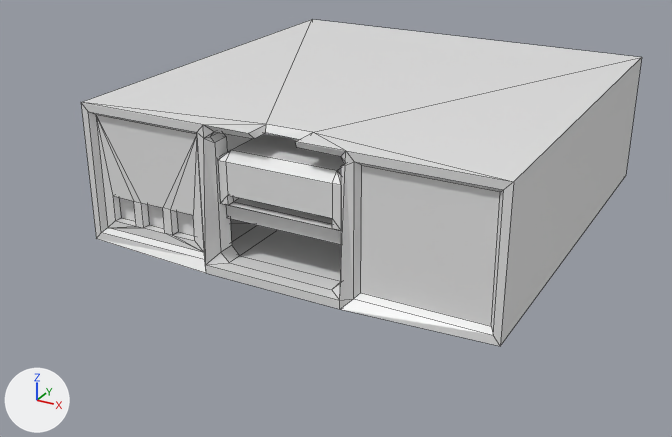
Renders of the Blender file Assets/Resuorce/Models.blend from each side of a commit.
Both versions are drawn from a 50 mm camera at (46.1, -79.0, 36.6) aimed at (-0.8, 6.1, -6.0). Lighting does not change. The marker at lower left points along +X, +Y and +Z. Mesh edges are drawn as thin lines.

The scene before the commit, as lines of its bpy script (objects in view):
```python
me_куб = bpy.data.meshes.new('Куб')
me_куб.from_pydata(...)  # 144 vertices, 160 faces; spans x -24.0..24.0, y -9.0..41.0, z -8.0..8.0
me_куб.materials.append(mat_base)  # white #e7e7e7
me_куб_001 = bpy.data.meshes.new('Куб.001')
me_куб_001.from_pydata(...)  # 46 vertices, 54 faces; spans x -7.6..7.6, y -7.1..7.0, z -2.6..5.2
# faces by material slot: [53, 1]
me_куб_001.materials.append(mat_base)  # white #e7e7e7
me_куб_001.materials.append(mat_image)  # white #e7e7e7
me_куб_006 = bpy.data.meshes.new('Куб.006')
me_куб_006.from_pydata(...)  # 1350 vertices, 1644 faces; spans x -18.0..18.1, y -22.4..24.1, z -8.9..1.1
me_куб_006.materials.append(mat_base)  # white #e7e7e7
me_куб_015 = bpy.data.meshes.new('Куб.015')
me_куб_015.from_pydata([(7.1, 0.8, 0.8), (-7.1, 0.8, 0.8), (7.1, -7.2, 0.8), (-7.1, -7.2, 0.8), (-7.1, 0.8, -1.2), (7.1, 0.8, -1.2), (-7.1, -7.2, -1.2), (7.1, -7.2, -1.2), (-7.1, 12.8, 0.8), (7.1, 12.8, 0.8)], [], [(2, 3, 6, 7), (4, 5, 7, 6), (3, 1, 4, 6), (0, 1, 3, 2), (0, 2, 7, 5), (1, 0, 9, 8)])
me_куб_015.materials.append(mat_base)  # white #e7e7e7
ob_картридж = bpy.data.objects.new('Картридж', me_куб_001)
ob_картридж.location = (0.0, 0.0, 0.0)
ob_контейнер_игр = bpy.data.objects.new('Контейнер игр', me_куб)
ob_контейнер_игр.location = (0.0, 0.0, 0.0)
ob_корпус = bpy.data.objects.new('Корпус', me_куб_006)
ob_корпус.location = (0.0, 0.0, 0.0)
ob_корпус.hide_set(True)
ob_раздатчик = bpy.data.objects.new('Раздатчик', me_куб_015)
ob_раздатчик.location = (0.0, 0.0, 0.0)
ob_раздатчик.hide_set(True)
```
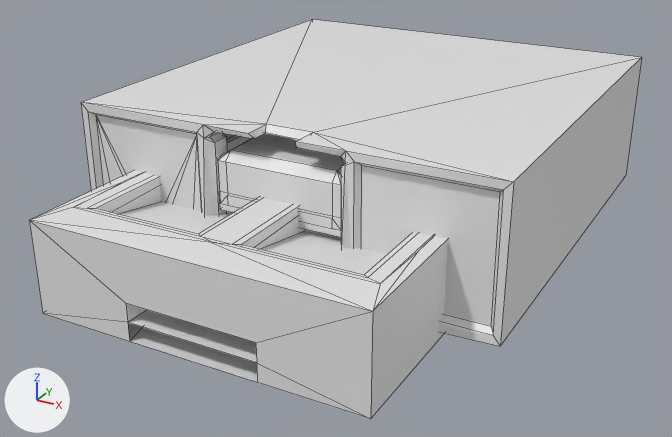
Where the newer file only moved an object's origin or applied its transform, the numbers keep the older frame.

Changed parts and their boxes (x1, y1, x2, y2) in the pictures (672 x 437 px):
'Корпус', shown
    after: (29, 134, 448, 419)
'Раздатчик', shown
    after: (219, 191, 341, 237)
part 1 of me_куб_006, built on
    after: (112, 138, 387, 363)
part 2 of me_куб, added
    after: (81, 103, 514, 346)

Diff of the bpy script that builds the scene:
```diff
--- a/Assets/Resuorce/Models.blend.py
+++ b/Assets/Resuorce/Models.blend.py
@@ mat_border @@
+mat_border = principled_material('Border')
+mat_border.base_color = (0.8, 0.8, 0.8)  # white #e7e7e7
@@ me_куб_006 @@
 # used by ob_корпус; location = (0.0, 0.0, 0.0)
-me_куб_006.from_pydata(...)  # 1350 vertices, 1644 faces; spans x -18.0..18.1, y -22.4..24.1, z -8.9..1.1
+me_куб_006.from_pydata(...)  # 1378 vertices, 1687 faces; spans x -18.0..18.1, y -22.4..24.1, z -8.9..1.1
+# me_куб_006 part 1: 2 vertices removed from x -2.4, y 1.0..13.0, z 0.0; 30 vertices added at x -14.6..14.6, y -5.6..19.0, z -6.9..0.1
 me_куб_006.materials.append(mat_base)
+me_куб_006.materials.append(mat_border)  # white #e7e7e7
+me_куб_006.materials.append(mat_second)  # white #e7e7e7
@@ me_куб @@
 # used by ob_контейнер_игр; location = (0.0, 0.0, 0.0)
-me_куб.from_pydata(...)  # 144 vertices, 160 faces; spans x -24.0..24.0, y -9.0..41.0, z -8.0..8.0
+me_куб.from_pydata(...)  # 250 vertices, 161 faces; spans x -24.0..24.0, y -9.0..41.0, z -8.0..8.0
+# me_куб part 2: 106 vertices added at x -24.0..24.0, y -9.0..39.7, z -8.0..8.0
 me_куб.materials.append(mat_base)
+me_куб.materials.append(mat_image)  # white #e7e7e7
+me_куб.materials.append(mat_border)  # white #e7e7e7
+me_куб.materials.append(mat_second)  # white #e7e7e7
@@ ob_раздатчик @@
 ob_раздатчик.location = (0.0, 0.0, 0.0)
-ob_раздатчик.hide_set(True)
@@ ob_корпус @@
 ob_корпус.location = (0.0, 0.0, 0.0)
-ob_корпус.hide_set(True)
```
